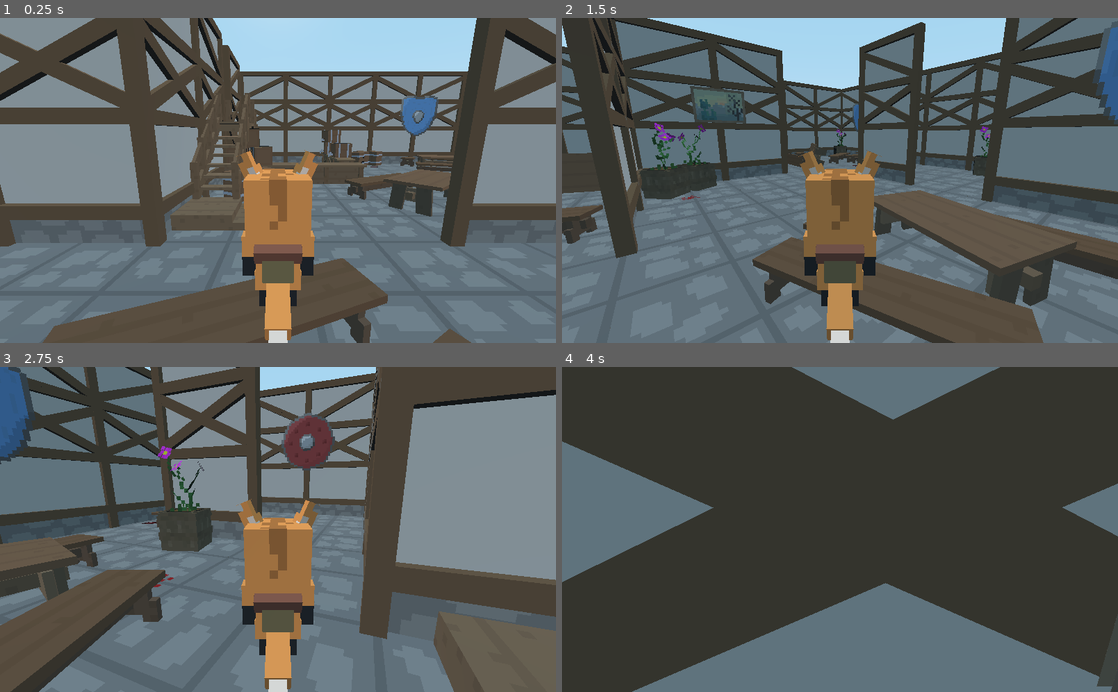
Above: before the commit, frames 1-4 (two rows, left to right).
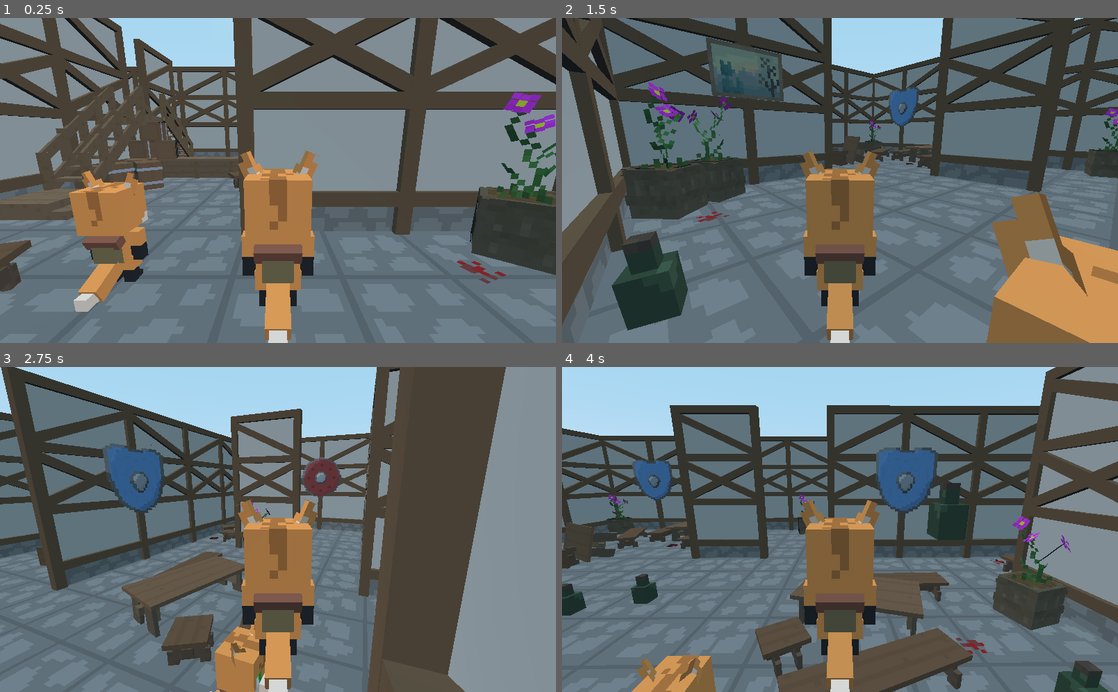
Above: after the commit, the same moments.

Repository: affirVega/IslandFighter
Game: Godot game, scene res://Scenes/Level_0.tscn
Same seed, same stepped clock (60 frames per second), same inputs: the game is played once before the commit and once after it. This scene is started directly instead of the project's main scene.
Inputs (mouse positions are in pixels of both pictures, inside the frame that each line leads up to):
- Up to frame 1 (0.25 s): no input
- Up to frame 2 (1.5 s): move the mouse to (962, 164) at 0.52 s; hold D (player_right) 0.53-1.28 s; hold Space (player_jump) 0.53-1.28 s; click (962, 164) at 0.6 s; move the mouse to (728, 196) at 1.27 s; hold S (player_backward) from 1.28 s (still down); tap Space (player_jump) at 1.35 s
- Up to frame 3 (2.75 s): tap Space (player_jump) at 1.52, 1.82 s; click (166, 545) at 1.55 s; move the mouse to (333, 458) at 2.02 s; release S (player_backward) at 2.03 s; hold D (player_right) from 2.03 s (still down); hold Space (player_jump) from 2.03 s (still down); click (333, 458) at 2.1 s
- Up to frame 4 (4 s): move the mouse to (812, 594) at 2.77 s; release D (player_right) at 2.78 s; release Space (player_jump) at 2.78 s; hold W (player_forward) 2.78-3.53 s; click (812, 594) at 2.85 s; tap Space (player_jump) at 3.02, 3.32 s; move the mouse to (1006, 578) at 3.52 s; hold A (player_left) from 3.53 s (still down); hold Space (player_jump) from 3.53 s (still down); click (1006, 578) at 3.67 s

The runs differ from the first frame. In frame 1, 56% of the frame differs, in the area x 0-100%, y 0-100%; in frame 2, 58%; in frame 3, 58%; in frame 4, 73%.

Commit message:
Created skin selection and random spawn

Diff:
--- /dev/null
+++ b/Player/Bottle.gd
@@ -0,0 +1,11 @@
+extends RigidBody
+
+
+func _ready():
+	pass
+
+
+func _on_RigidBody_body_exited(body):
+	# игрок когда создаёт бутылку добавляет себя в исключения. нужно убрать исключение
+	# когда бутылка покидает хитбокс игрока
+	remove_collision_exception_with(body)
--- a/Player/Bottle.tscn
+++ b/Player/Bottle.tscn
@@ -1,14 +1,18 @@
-[gd_scene load_steps=3 format=2]
+[gd_scene load_steps=4 format=2]
 
 [ext_resource path="res://models/throwables/buttle.gltf" type="PackedScene" id=1]
+[ext_resource path="res://Player/Bottle.gd" type="Script" id=2]
 
 [sub_resource type="BoxShape" id=1]
 extents = Vector3( 0.130267, 0.248166, 0.129344 )
 
 [node name="RigidBody" type="RigidBody"]
+script = ExtResource( 2 )
 
 [node name="buttle" parent="." instance=ExtResource( 1 )]
 
 [node name="CollisionShape" type="CollisionShape" parent="."]
 transform = Transform( 1, 0, 0, 0, 1, 0, 0, 0, 1, 0, 0.247427, 0 )
 shape = SubResource( 1 )
+
+[connection signal="body_exited" from="." to="." method="_on_RigidBody_body_exited"]
--- a/Scenes/Level_0.tscn
+++ b/Scenes/Level_0.tscn
@@ -2116,8 +2116,37 @@
 "_edit_lock_": true
 }
 
-[node name="PlayerSpawner1" type="Position3D" parent="."]
-transform = Transform( 1, 0, 0, 0, 1, 0, 0, 0, 1, -1.35779, 0.235094, 0.507682 )
-
-[node name="PlayerSpawner2" type="Position3D" parent="."]
-transform = Transform( 1, 0, 0, 0, 1, 0, 0, 0, 1, 15.6986, 0.235094, 5.12149 )
+[node name="PlayerSpawners" type="Node" parent="."]
+
+[node name="PlayerSpawner1" type="Position3D" parent="PlayerSpawners"]
+transform = Transform( 1, 0, 0, 0, 1, 0, 0, 0, 1, 1.3853, 0.569848, 0.507682 )
+
+[node name="PlayerSpawner2" type="Position3D" parent="PlayerSpawners"]
+transform = Transform( 1, 0, 0, 0, 1, 0, 0, 0, 1, 7.67867, -0.884209, -6.2451 )
+
+[node name="PlayerSpawner3" type="Position3D" parent="PlayerSpawners"]
+transform = Transform( 1, 0, 0, 0, 1, 0, 0, 0, 1, 2.62732, 0.569848, -5.8745 )
+
+[node name="PlayerSpawner4" type="Position3D" parent="PlayerSpawners"]
+transform = Transform( 1, 0, 0, 0, 1, 0, 0, 0, 1, -7.75018, 0.569848, -7.39165 )
+
+[node name="PlayerSpawner5" type="Position3D" parent="PlayerSpawners"]
+transform = Transform( 1, 0, 0, 0, 1, 0, 0, 0, 1, -5.36832, 0.569848, -2.05508 )
+
+[node name="PlayerSpawner6" type="Position3D" parent="PlayerSpawners"]
+transform = Transform( 1, 0, 0, 0, 1, 0, 0, 0, 1, -8.02153, 0.569848, 1.08053 )
+
+[node name="PlayerSpawner7" type="Position3D" parent="PlayerSpawners"]
+transform = Transform( 1, 0, 0, 0, 1, 0, 0, 0, 1, -6.42358, 0.569848, 5.7538 )
+
+[node name="PlayerSpawner8" type="Position3D" parent="PlayerSpawners"]
+transform = Transform( 1, 0, 0, 0, 1, 0, 0, 0, 1, 7.92788, 0.569848, 6.74875 )
+
+[node name="PlayerSpawner9" type="Position3D" parent="PlayerSpawners"]
+transform = Transform( 1, 0, 0, 0, 1, 0, 0, 0, 1, 3.22446, 0.569848, 8.31656 )
+
+[node name="PlayerSpawner10" type="Position3D" parent="PlayerSpawners"]
+transform = Transform( 1, 0, 0, 0, 1, 0, 0, 0, 1, 8.13893, 0.569848, 3.61314 )
+
+[node name="PlayerSpawner11" type="Position3D" parent="PlayerSpawners"]
+transform = Transform( 1, 0, 0, 0, 1, 0, 0, 0, 1, 4.12896, 0.569848, 4.21615 )
--- a/Scenes/Menu.tscn
+++ b/Scenes/Menu.tscn
@@ -104,3 +104,4 @@
 
 [connection signal="pressed" from="ButtonConnect" to="." method="_on_ButtonConnect_pressed"]
 [connection signal="pressed" from="ButtonHost" to="." method="_on_ButtonHost_pressed"]
+[connection signal="item_selected" from="select_skin" to="." method="_on_select_skin_item_selected"]
--- /dev/null
+++ b/Scripts/GV.gd
@@ -0,0 +1,5 @@
+# GV stands for GlobalVariables
+class_name GV
+
+enum {MAKSVELL, COOLDOG, LOW3, S1TN4M, MIKA}
+const skins = ["Maksvell", "CoolDog", "Low3", "s1tn4m", "Mika Moro"]
--- a/Scripts/Menu.gd
+++ b/Scripts/Menu.gd
@@ -10,6 +10,7 @@
 onready var select_skin = get_node(select_skin_path)
 
 func _ready():
+	randomize()
 	get_tree().connect("network_peer_connected", self, "_connected")
 	get_tree().connect("network_peer_disconnected", self, "_player_disconnected")
 	get_tree().connect("connection_failed", self, "_connected_fail")
@@ -18,12 +19,8 @@
 	add_items_skin()
 
 func add_items_skin():
-	select_skin.add_item("Maksvell")
-	select_skin.add_item("CoolDog")
-	select_skin.add_item("Low3")
-	select_skin.add_item("s1tn4m")
-	select_skin.add_item("Mika Moro")
-
+	for item in GV.skins:
+		select_skin.add_item(item)
 
 func _on_ButtonHost_pressed():
 	var server = NetworkedMultiplayerENet.new()
@@ -51,7 +48,7 @@
 	var game = preload("res://Scenes/Level_0.tscn").instance()
 
 	get_tree().get_root().add_child(game)
-
+	Singleton.current_level = game
 	hide()
 
 func _set_status(text, isok):
@@ -84,12 +81,12 @@
 func _server_disconnected():
 	_end_game("Сервер разорвал соединение")
 
-
 func _end_game(with_error = ""):
-	if has_node("/root/Menu"):
+	if Singleton.current_level != null:
 		# Erase immediately, otherwise network might show
-		# errors (this is why we connected deferred above).
-		get_node("/root/Menu").free()
+		# errors (this is why we connected deferred above)
+		Singleton.current_level.queue_free()
+		Singleton.current_level = null
 		show()
 
 	get_tree().set_network_peer(null) # Remove peer.
@@ -97,3 +94,7 @@
 	buttonConnect.set_disabled(false)
 
 	_set_status(with_error, false)
+
+
+func _on_select_skin_item_selected(index):
+	Singleton.current_skin = index
--- a/Scripts/Player.gd
+++ b/Scripts/Player.gd
@@ -10,10 +10,28 @@
 const THROW_ANGLE_DEGREES = 30
 const THROW_FORCE = 5
 
+var SKIN_OBJECTS = {}
+
 var y_pos = 0
 
 func _ready():
-	pass
+	SKIN_OBJECTS = {
+		GV.COOLDOG: $Skins/cooldog,
+		GV.LOW3: $Skins/low3,
+		GV.MAKSVELL: $Skins/maksvell,
+		GV.MIKA: $Skins/mikamoro,
+		GV.S1TN4M: $Skins/s1tn4m,
+	}
+
+	if is_network_master():
+		set_skin(Singleton.current_skin)
+		rpc('set_skin', Singleton.current_skin)
+
+remote func set_skin(index: int):
+	for skin in SKIN_OBJECTS.values():
+		skin.visible = false
+	assert(index in SKIN_OBJECTS, 'передан невалидный индекс скина')
+	SKIN_OBJECTS[index].visible = true
 
 remote func _set_pos(position, rotation, scale):
 	global_transform.origin = position
@@ -29,47 +47,51 @@
 	get_tree().root.add_child(bottle)
 
 func _physics_process(delta):
-	if is_network_master():
-		var moving_vec = Vector3()
-		if Input.is_action_pressed("player_forward"):
-			moving_vec.z -= 1
-		if Input.is_action_pressed("player_backward"):
-			moving_vec.z += 1
-		if Input.is_action_pressed("player_right"):
-			rotate_y(-ROTATE)
-		if Input.is_action_pressed("player_left"):
-			rotate_y(ROTATE)
+	if not is_network_master():
+		return
+	var moving_vec = Vector3()
+	if Input.is_action_pressed("player_forward"):
+		moving_vec.z -= 1
+	if Input.is_action_pressed("player_backward"):
+		moving_vec.z += 1
+	if Input.is_action_pressed("player_right"):
+		rotate_y(-ROTATE)
+	if Input.is_action_pressed("player_left"):
+		rotate_y(ROTATE)
+	if Input.is_action_pressed("player_jump"):
+		moving_vec.y += 1
+
+	moving_vec = moving_vec.normalized() * SPEED
+
+	move_and_slide(transform.basis.xform(Vector3(0, y_pos, moving_vec.z)), Vector3.UP)
+	#move_and_slide(moving_vec, Vector3.UP)
+	rpc_unreliable("_set_pos", global_transform.origin, get_global_rotation(), get_scale())
+
+	if is_on_floor():
 		if Input.is_action_pressed("player_jump"):
-			moving_vec.y += 1
+			y_pos = JUMP
+		else:
+			y_pos = -0.5
+	else:
+		y_pos -= GRAVITY
 
-		moving_vec = moving_vec.normalized() * SPEED
+	# shooting plates
+	if Input.is_action_just_pressed("attack"):
+		#var mouse_pos: Vector2 = get_viewport().get_mouse_position()
+		print("attacking!")
+		print(get_global_transform())
 
-		move_and_slide(transform.basis.xform(Vector3(0, y_pos, moving_vec.z)), Vector3.UP)
-		#move_and_slide(moving_vec, Vector3.UP)
-		rpc_unreliable("_set_pos", global_transform.origin, get_global_rotation(), get_scale())
+		#var mouse_pos: Vector2 = get_viewport().get_mouse_position()
+		var spawn_pos = global_transform.origin + Vector3(0, 0.2, 0)
 
-		if is_on_floor():
-			if Input.is_action_pressed("player_jump"):
-				y_pos = JUMP
-			else:
-				y_pos = -0.5
-		else:
-			y_pos -= GRAVITY
+		var impulse: Vector3 = Vector3.FORWARD
+		var angle = THROW_ANGLE_DEGREES / 180.0 * PI
+		impulse = impulse.rotated(Vector3.RIGHT, angle) # поворачиваем наверх
+		impulse = impulse.rotated(Vector3.UP, rotation.y) # поворачиваем в бок
+		impulse = impulse.normalized() * THROW_FORCE # нормализируем и применяем силу броску
 
-		# shooting plates
-		if Input.is_action_just_pressed("attack"):
-			#var mouse_pos: Vector2 = get_viewport().get_mouse_position()
-			print("attacking!")
-			print(get_global_transform())
+		make_bottle(spawn_pos, impulse)
+		rpc("make_bottle", spawn_pos, impulse)
 
-			#var mouse_pos: Vector2 = get_viewport().get_mouse_position()
-			var spawn_pos = global_transform.origin + Vector3(0, 0.2, 0)
-
-			var impulse: Vector3 = Vector3.FORWARD
-			var angle = THROW_ANGLE_DEGREES / 180.0 * PI
-			impulse = impulse.rotated(Vector3.RIGHT, angle) # поворачиваем наверх
-			impulse = impulse.rotated(Vector3.UP, rotation.y) # поворачиваем в бок
-			impulse = impulse.normalized() * THROW_FORCE # нормализируем и применяем силу броску
-
-			make_bottle(spawn_pos, impulse)
-			rpc("make_bottle", spawn_pos, impulse)
+	if Input.is_mouse_button_pressed(BUTTON_LEFT):
+		rpc('set_skin', Singleton.current_skin)
--- a/Scripts/PlayerSpawner.gd
+++ b/Scripts/PlayerSpawner.gd
@@ -1,25 +1,26 @@
 extends Spatial
 
-onready var playerSpawn1 = $PlayerSpawner1
-onready var playerSpawn2 = $PlayerSpawner2
+onready var playerSpawners = $PlayerSpawners
 
 var playerScale = Vector3(0.7, 0.7, 0.7)
 
 # res://Player/Player.tscn
 func _ready():
 	var player1 = preload("res://Assets/Library/player_skins_lib/Mine_player_skins.tscn").instance()
-	add_child(player1)
 	player1.set_name(str(get_tree().get_network_unique_id()))
 	player1.set_network_master(get_tree().get_network_unique_id())
-	player1.set_global_transform(playerSpawn1.get_global_transform())
-	print(playerSpawn1.get_global_transform())
+
+	var random_spawn = playerSpawners.get_child(int(randf() * playerSpawners.get_child_count()))
+	player1.set_global_transform(random_spawn.get_global_transform())
+	print(random_spawn.get_global_transform())
 	player1.set_scale(playerScale)
+	add_child(player1)
 
 
 	var player2 = preload("res://Assets/Library/player_skins_lib/Mine_player_skins.tscn").instance()
-	add_child(player2)
 	player2.set_name(str(Singleton.user_id))
 	player2.set_network_master(Singleton.user_id)
-	player2.set_global_transform(playerSpawn2.get_global_transform())
+	#player2.set_global_transform(playerSpawn2.get_global_transform())
 	#print(playerSpawn2.get_global_transform(), "\n")
 	player2.set_scale(playerScale)
+	add_child(player2)
--- a/Scripts/singleton.gd
+++ b/Scripts/singleton.gd
@@ -1,6 +1,10 @@
 extends Node
 
+# id другого игрока
 var user_id = -1
 
-func _ready():
-	pass # Replace with function body.
+# id скина на этом клиенте
+var current_skin = 0
+
+# текущий уровень (может быть null)
+var current_level = null
--- a/project.godot
+++ b/project.godot
@@ -7,6 +7,16 @@
 ;   param=value ; assign values to parameters
 
 config_version=4
+
+_global_script_classes=[ {
+"base": "Reference",
+"class": "GV",
+"language": "GDScript",
+"path": "res://Scripts/GV.gd"
+} ]
+_global_script_class_icons={
+"GV": ""
+}
 
 [application]
 
